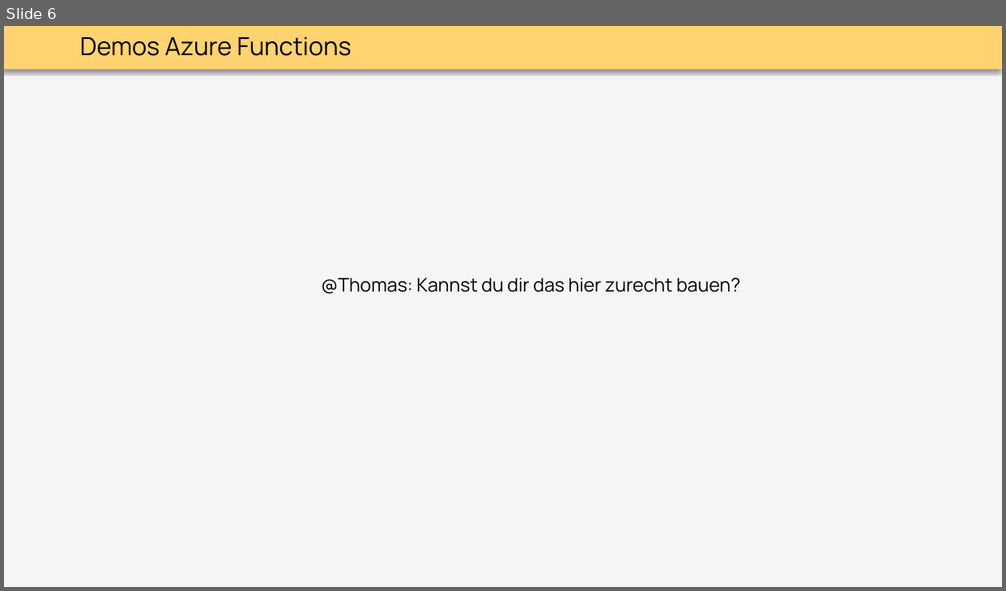
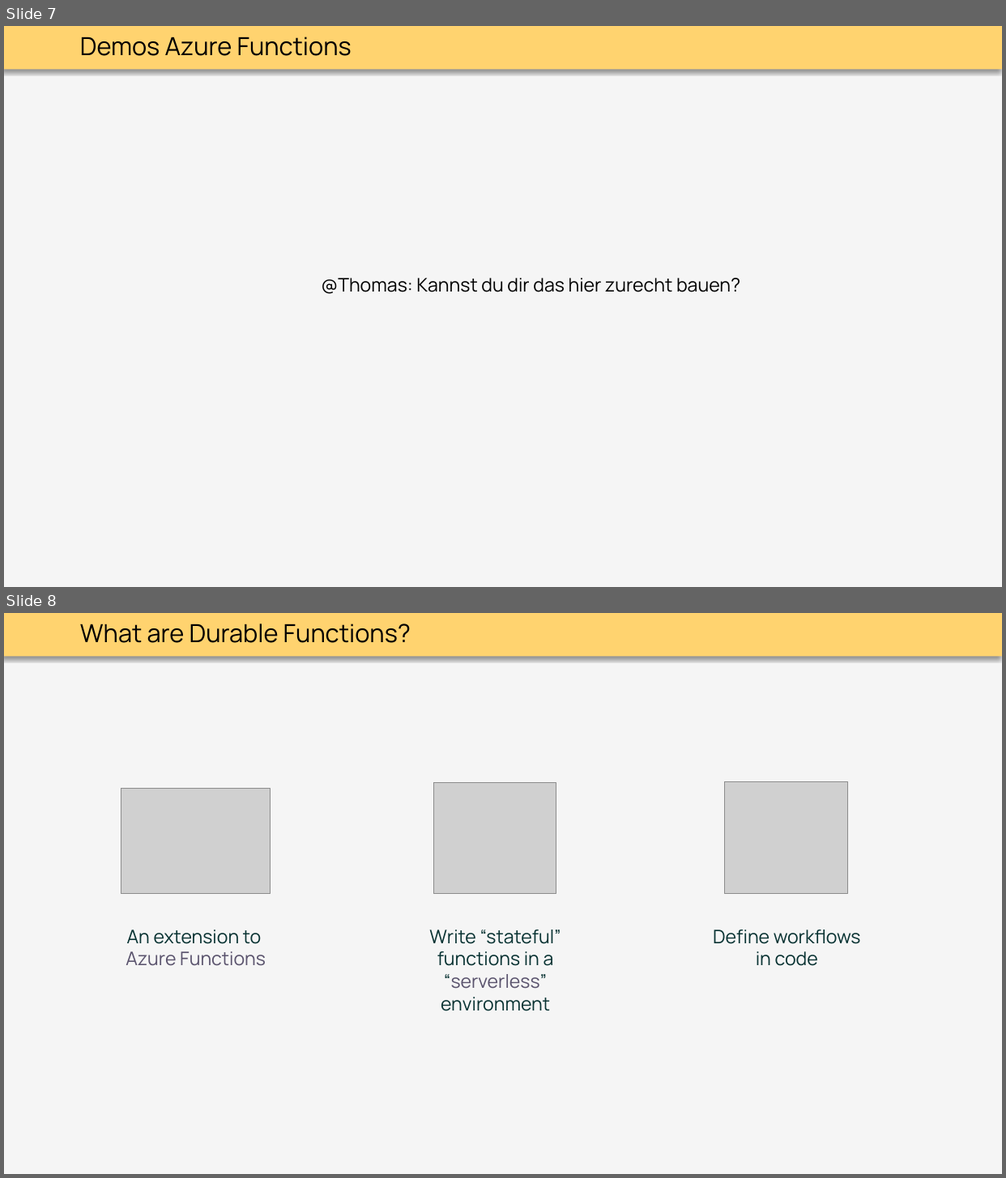
Before and after one commit to thoemmi/DurableFunctionsMeetupRosenheim, a slide deck: slides/Durable_Functions.pptx. Shown one above the other, each under a label of ours: slide 6 before the commit, slides 7 and 8 after it. The pictures are 1006x591 and 1006x1178 pixels, drawn with LibreOffice and Linux fonts; fonts in the diff are those of the drawing; grey boxes stand for pictures. Boxes give left, top, right and bottom in pixels: in the first picture for what was removed or moved away, otherwise in the second. Text is boxed around its words. In the diff, an @@ line names an element or a change of style, - is before the commit and + after.

```diff
--- a/slides/Durable_Functions.pptx
+++ b/slides/Durable_Functions.pptx
@@ slide 8 added at [4,613,1002,1174], background #F5F5F5; not listed: 1 template element that a slide beside it also shows @@
@@ text added at [80,624,411,643], 24 pt, text #000000 @@
+What are Durable Functions?
@@ picture added at [725,782,848,894] @@
@@ picture added at [121,789,270,894] @@
@@ picture added at [434,783,556,894] @@
@@ text added at [126,930,266,966], 18 pt, text #5A536D @@
+An extension to
+Azure Functions
@@ text added at [429,930,561,1012], 18 pt, text #083232 @@
+Write “stateful” functions in a “serverless” environment
@@ text added at [713,930,861,966], 18 pt, text #083232 @@
+Define workflows in code
@@ what was slide 6 is now slide 7 @@
```
Also in this commit, not shown: 2 other slides added, 1 slide removed.
